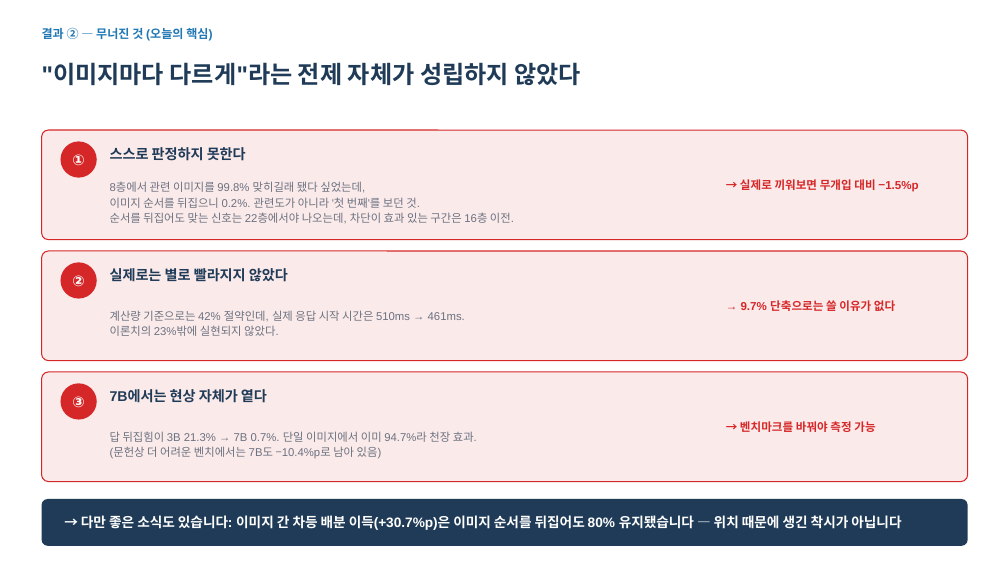
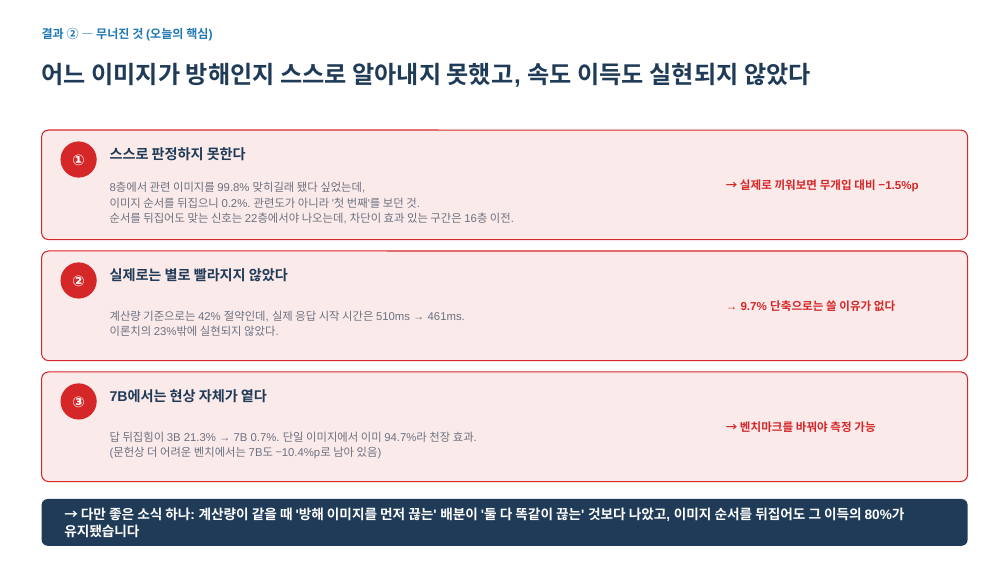
Before and after one commit to hsmai/Source-Depth, a slide deck: slide 4 of meeting/SourceDepth_meeting_FINAL.pptx. Drawn at 1008x567 pixels with LibreOffice and Linux fonts; fonts in the diff are those of the drawing. Boxes give left, top, right and bottom in pixels: in the first picture for what was removed or moved away, otherwise in the second. Text is boxed around its words. In the diff, an @@ line names an element or a change of style, - is before the commit and + after.

```diff
--- a/meeting/SourceDepth_meeting_FINAL.pptx
+++ b/meeting/SourceDepth_meeting_FINAL.pptx
@@ text at [42, 62, 811, 87]: text changed @@
-"이미지마다 다르게"라는 전제 자체가 성립하지 않았다
+어느 이미지가 방해인지 스스로 알아내지 못했고, 속도 이득도 실현되지 않았다
@@ text at [64, 507, 905, 538]: text changed @@
-→ 다만 좋은 소식도 있습니다: 이미지 간 차등 배분 이득(+30.7%p)은 이미지 순서를 뒤집어도 80% 유지됐습니다 — 위치 때문에 생긴 착시가 아닙니다
+→ 다만 좋은 소식 하나: 계산량이 같을 때 '방해 이미지를 먼저 끊는' 배분이 '둘 다 똑같이 끊는' 것보다 나았고, 이미지 순서를 뒤집어도 그 이득의 80%가 유지됐습니다
```
Also in this commit, not shown: 2 other slides changed, 2 other files.
